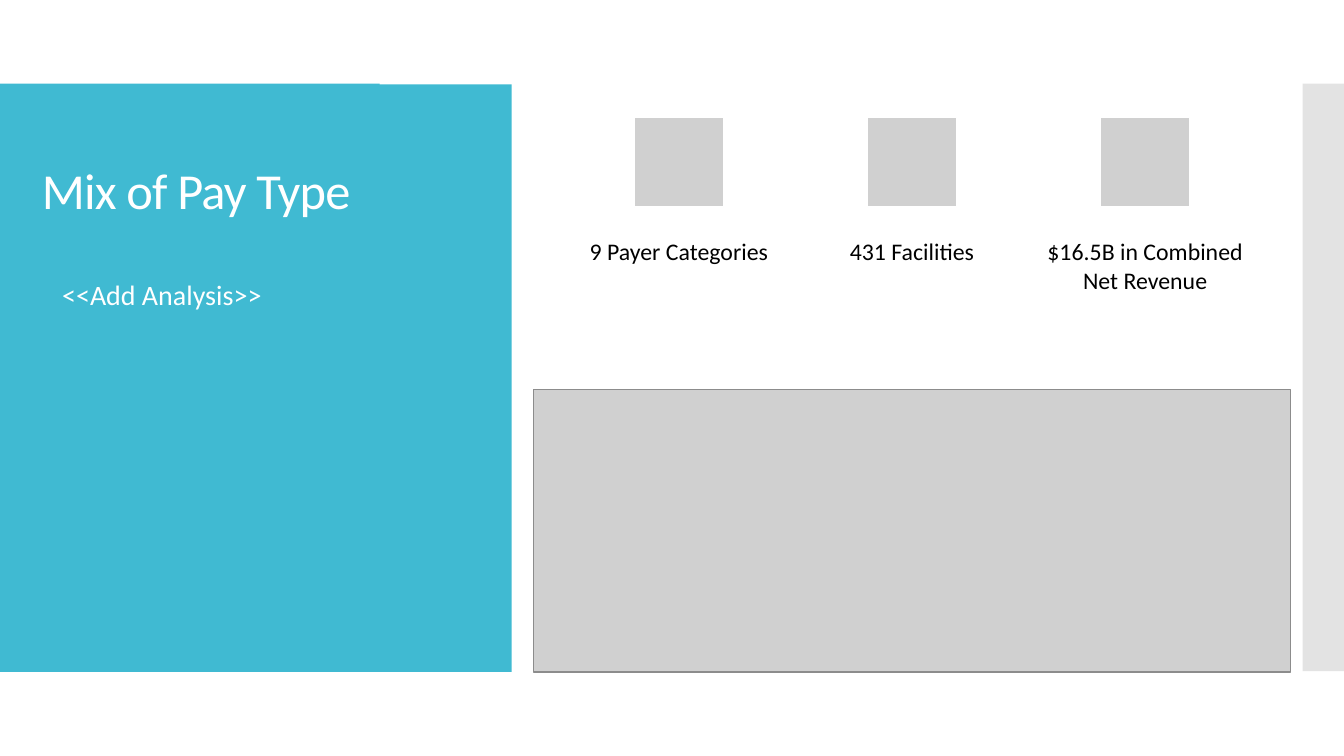
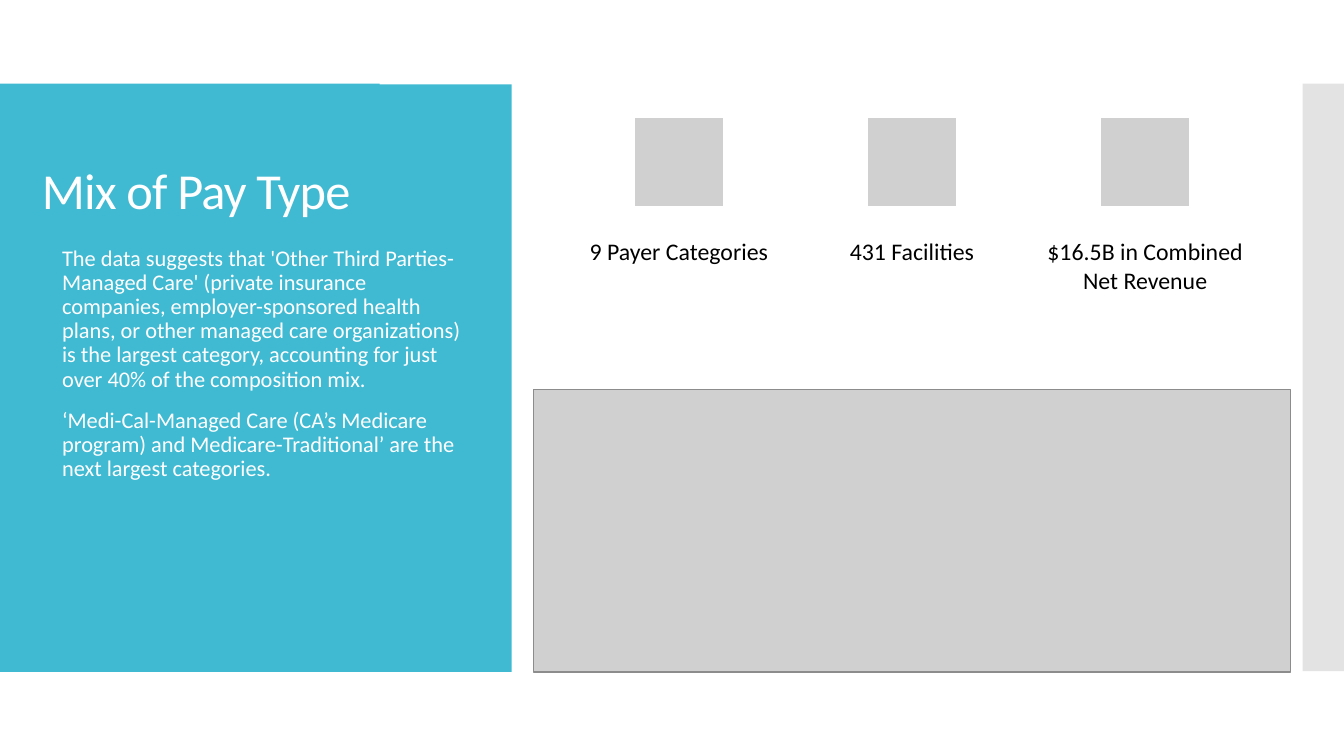
Before and after one commit to manuel-sosa/project3_data_viz, a slide deck: slide 7 of Jenae/Project 3 - California Hospital Performance Comparison.pptx (slide 4 before the commit). Drawn at 1344x756 pixels with LibreOffice and Linux fonts; fonts in the diff are those of the drawing; grey boxes stand for pictures. Boxes give left, top, right and bottom in pixels: in the first picture for what was removed or moved away, otherwise in the second. Text is boxed around its words. In the diff, an @@ line names an element or a change of style, - is before the commit and + after.

```diff
--- a/Jenae/Project 3 - California Hospital Performance Comparison.pptx
+++ b/Jenae/Project 3 - California Hospital Performance Comparison.pptx
@@ text at bbox=[62, 250, 460, 480]: text changed; size 20 to 16 pt @@
-• <<Add Analysis>>
+• The data suggests that 'Other Third Parties-Managed Care' (private insurance companies, employer-sponsored health plans, or other managed care organizations) is the largest category, accounting for just over 40% of the composition mix.
+• ‘Medi-Cal-Managed Care (CA’s Medicare program) and Medicare-Traditional’ are the next largest categories.
```
Also in this commit, not shown: 2 other slides changed, 3 slides added.
